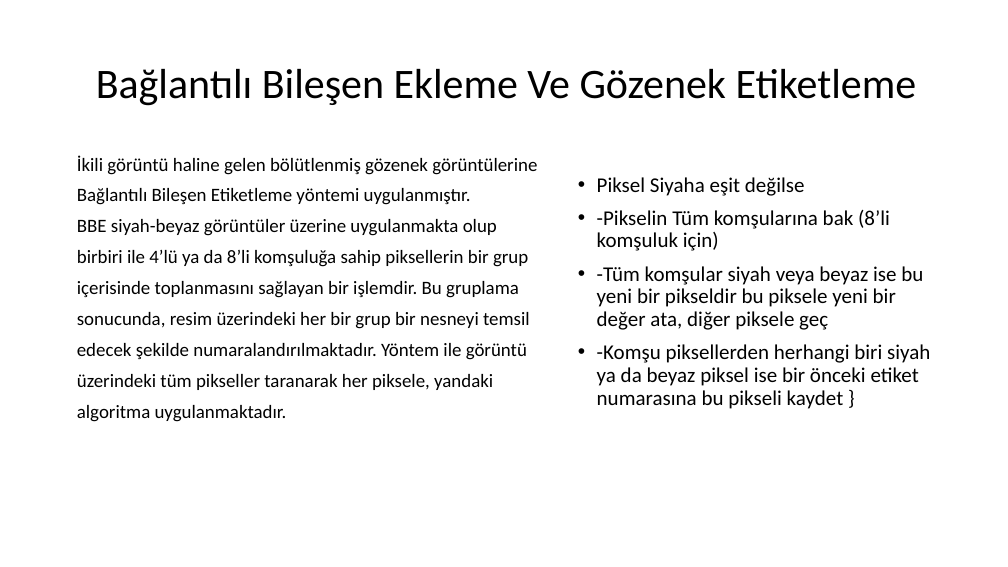
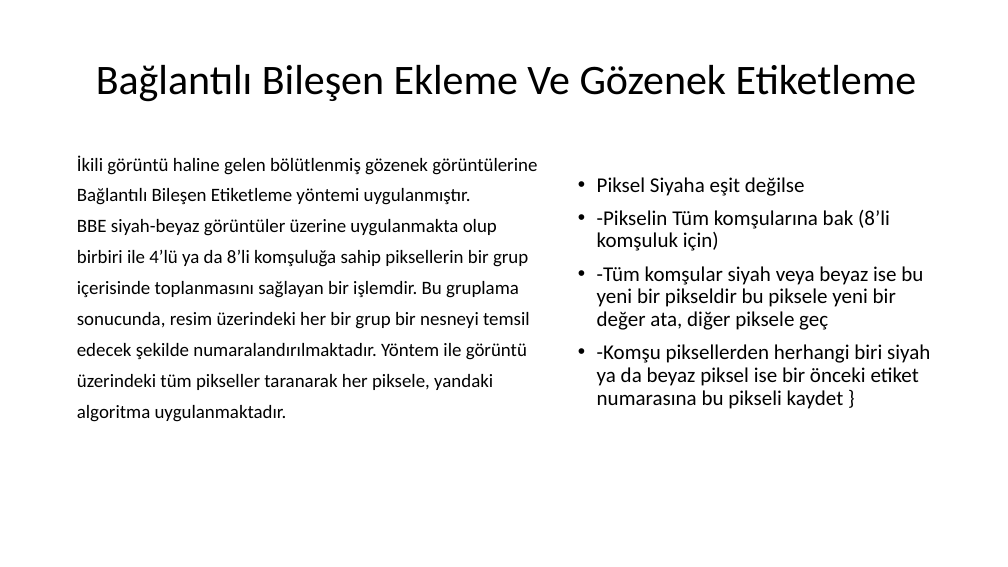
Before and after one commit to Batuhanelbas/GortuntuIsleme, a slide deck: slide 15 of Makale/Makale.pptx. Drawn at 1008x567 pixels with LibreOffice and Linux fonts; fonts in the diff are those of the drawing. Boxes give left, top, right and bottom in pixels: in the first picture for what was removed or moved away, otherwise in the second. Text is boxed around its words. In the diff, an @@ line names an element or a change of style, - is before the commit and + after.

```diff
--- a/Makale/Makale.pptx
+++ b/Makale/Makale.pptx
@@ title "Bağlantılı Bileşen Ekleme Ve Gözenek ...": place and size @@
-title "Bağlantılı Bileşen Ekleme Ve Gözenek ..." at box(96, 69, 917, 106)
+title "Bağlantılı Bileşen Ekleme Ve Gözenek ..." at box(96, 65, 917, 102)
```
Also in this commit, not shown: 1 other slide changed, 4 other files.
